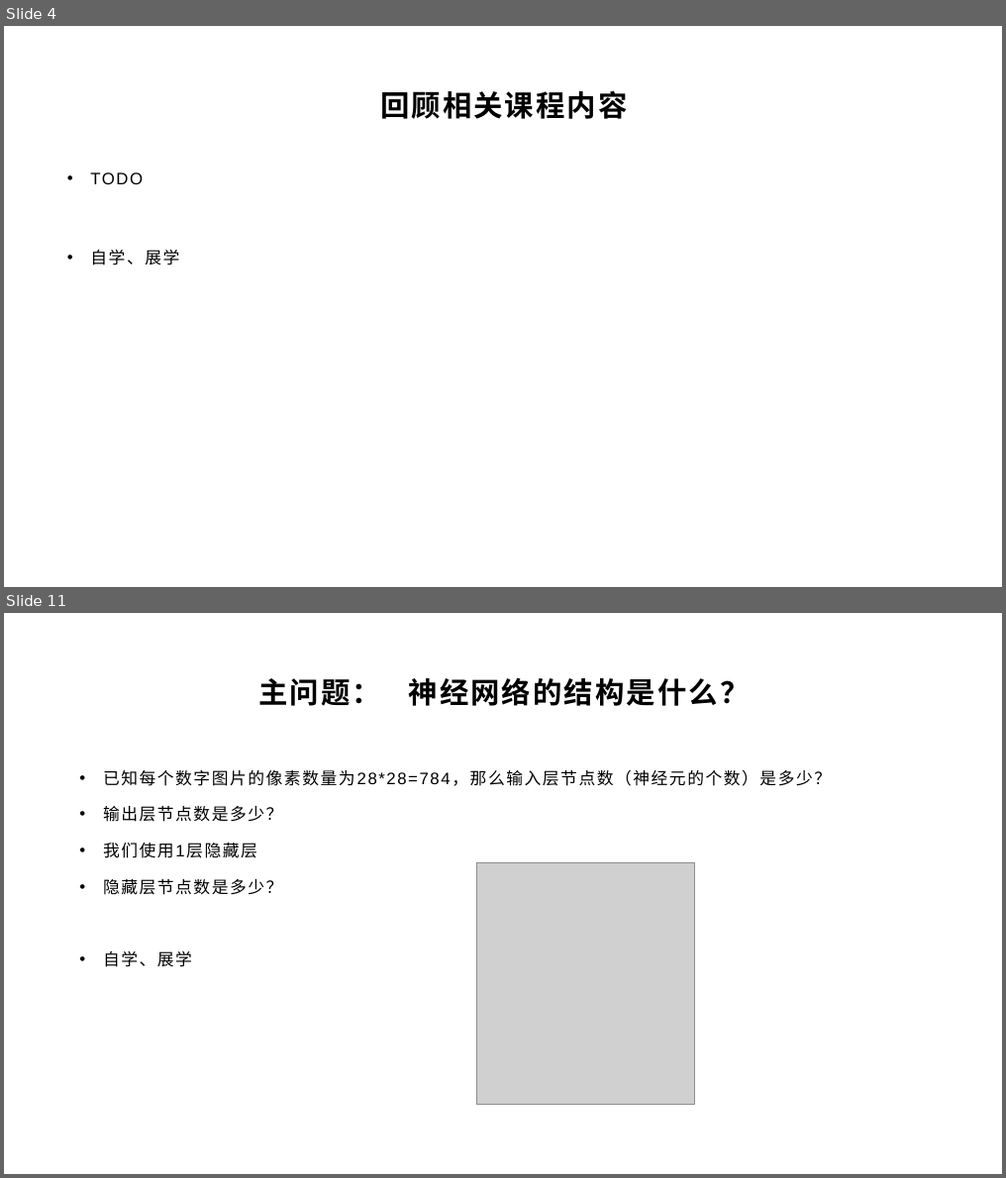
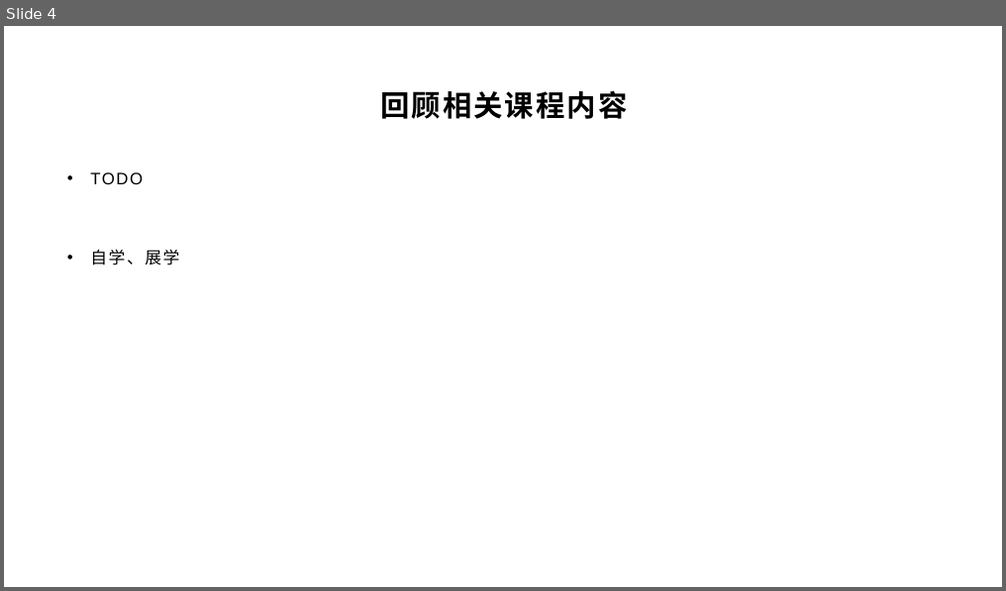
Before and after one commit to yyc-git/DeepLearningEdu, a slide deck: lessons/6_softmax/ppt/使用交叉熵损失函数和Softmax激活函数.pptx. Shown one above the other, each under a label of ours: slides 4 and 11 before the commit, slide 4 after it; the slides between them are not shown. The pictures are 1006x1178 and 1006x591 pixels, drawn with LibreOffice and Linux fonts; fonts in the diff are those of the drawing; grey boxes stand for pictures; background and template pictures are left out. Boxes give left, top, right and bottom in pixels: in the first picture for what was removed or moved away, otherwise in the second. Text is boxed around its words. In the diff, an @@ line names an element or a change of style, - is before the commit and + after.

```diff
--- a/lessons/6_softmax/ppt/使用交叉熵损失函数和Softmax激活函数.pptx
+++ b/lessons/6_softmax/ppt/使用交叉熵损失函数和Softmax激活函数.pptx
@@ slide 11 removed at (4, 613, 1002, 1174), background picture (left out) @@
@@ title removed at (258, 677, 749, 706) @@
-主问题： 神经网络的结构是什么？
@@ text removed at (103, 769, 831, 967) @@
-• 已知每个数字图片的像素数量为28*28=784，那么输入层节点数（神经元的个数）是多少？
-• 输出层节点数是多少？
-• 我们使用1层隐藏层
-• 隐藏层节点数是多少？
-• 自学、展学
@@ picture removed at (477, 863, 694, 1105) @@
```
Also in this commit, not shown: 12 slides changed, 9 slides added, 10 other slides removed, 1 other file.
